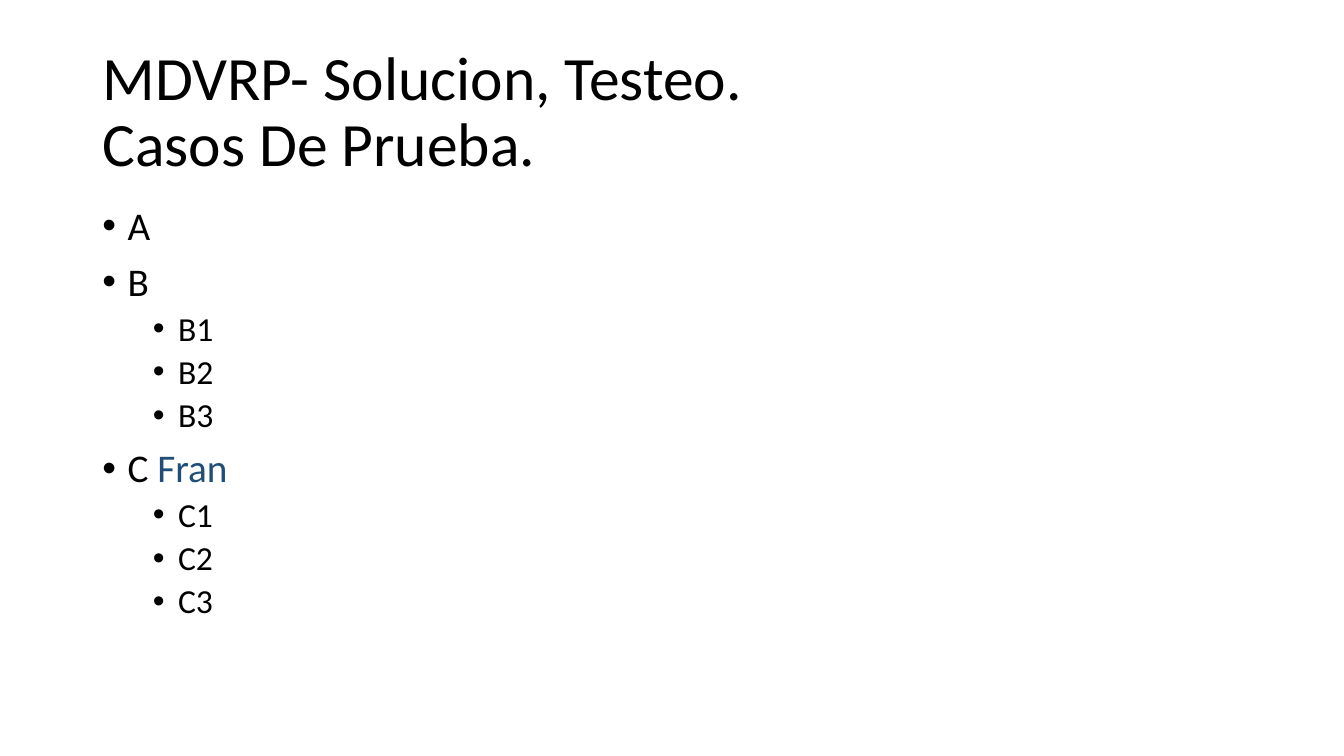
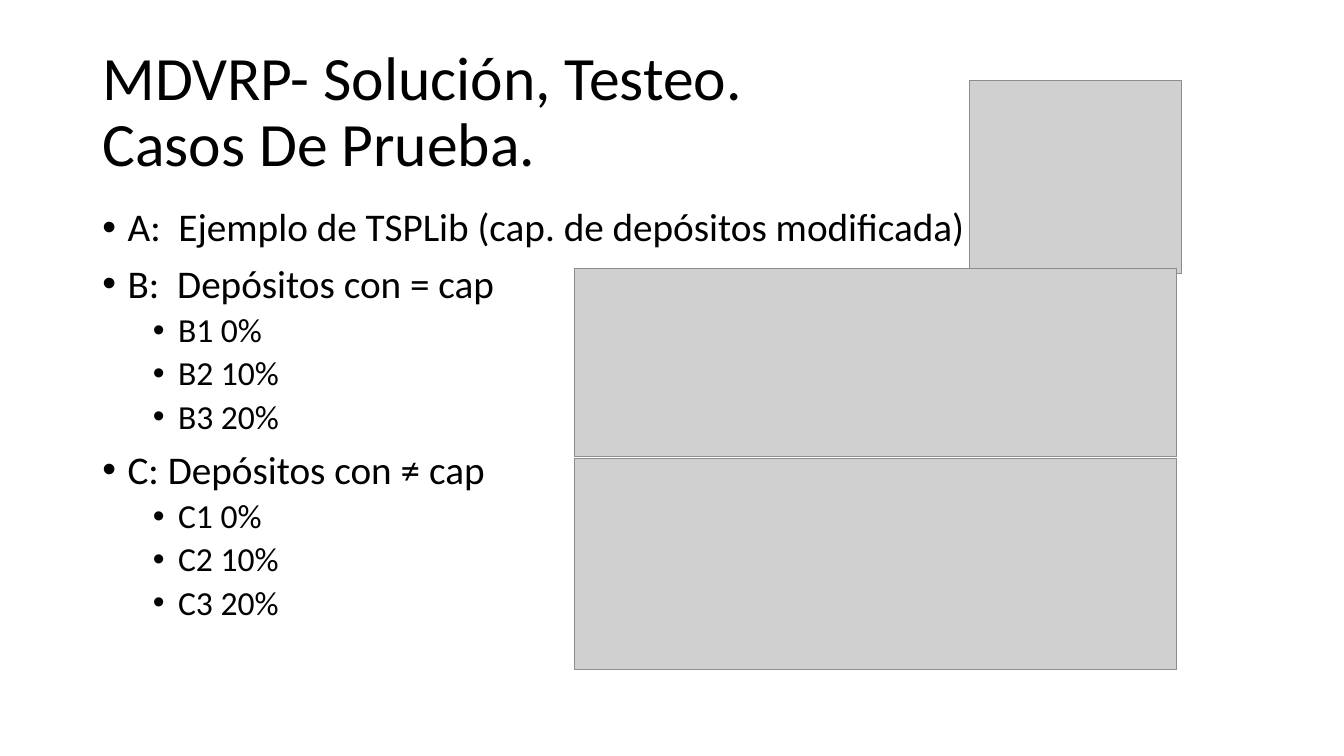
Before and after one commit to urubusale/proyvrp, a slide deck: slide 18 of Version/Documentación/MDVRP.pptx. Drawn at 1344x756 pixels with LibreOffice and Linux fonts; fonts in the diff are those of the drawing; grey boxes stand for pictures. Boxes give left, top, right and bottom in pixels: in the first picture for what was removed or moved away, otherwise in the second. Text is boxed around its words. In the diff, an @@ line names an element or a change of style, - is before the commit and + after.

```diff
--- a/Version/Documentación/MDVRP.pptx
+++ b/Version/Documentación/MDVRP.pptx
@@ title at bbox=[102, 57, 742, 167]: text changed @@
-MDVRP- Solucion, Testeo.
-Casos De Prueba.
+MDVRP- Solución, Testeo.
+Casos De Prueba.
@@ picture added at bbox=[970, 81, 1182, 273] @@
@@ text at bbox=[128, 212, 964, 616]: text changed; size 24 to 28 pt @@
-• A
-• B
-  • B1
-  • B2
-  • B3
-• C Fran
-  • C1
-  • C2
-  • C3
+• A: Ejemplo de TSPLib (cap. de depósitos modificada)
+• B: Depósitos con = cap
+  • B1 0%
+  • B2 10%
+  • B3 20%
+• C: Depósitos con ≠ cap
+  • C1 0%
+  • C2 10%
+  • C3 20%
@@ picture added at bbox=[574, 269, 1177, 457] @@
@@ picture added at bbox=[574, 459, 1177, 669] @@
```
Also in this commit, not shown: 9 other slides changed, 1 slide added, 1 other file.
